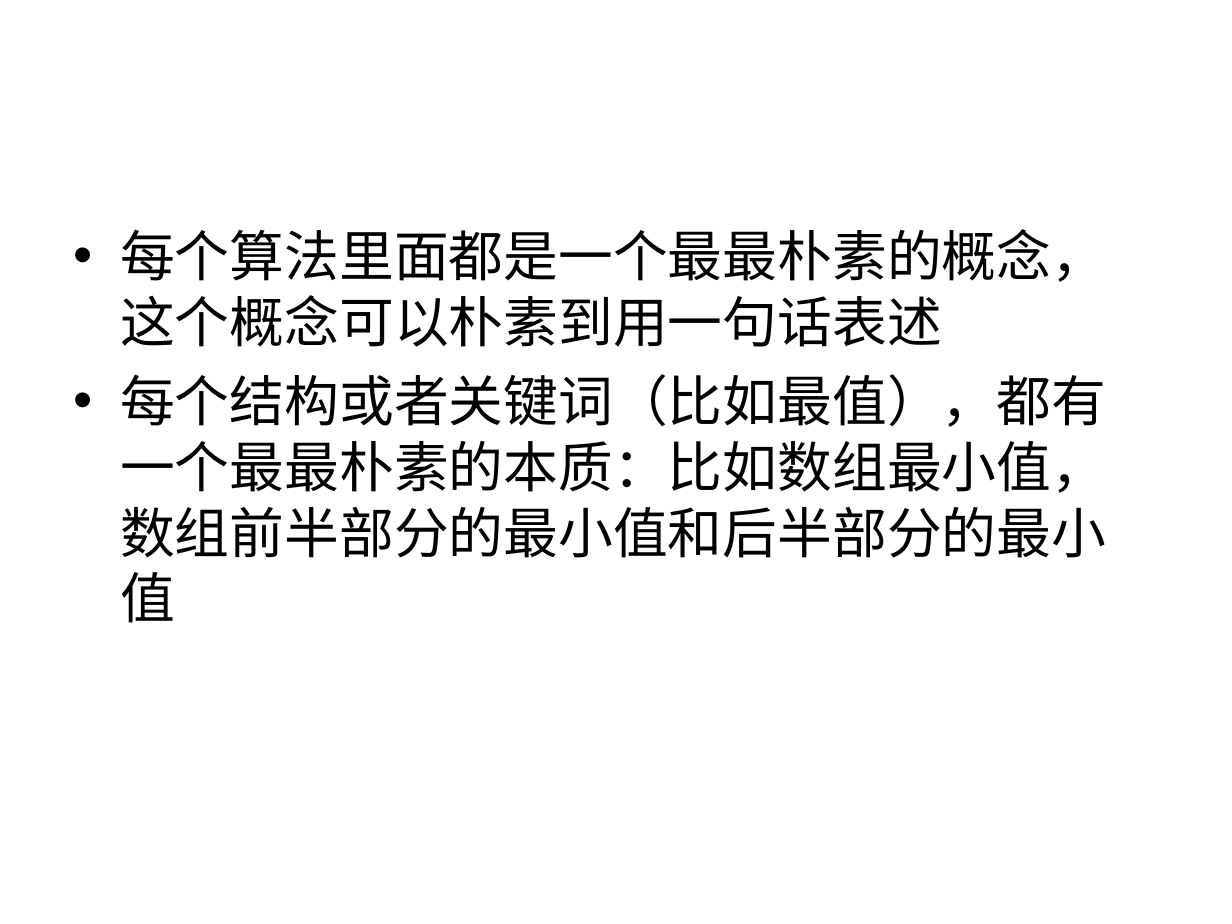
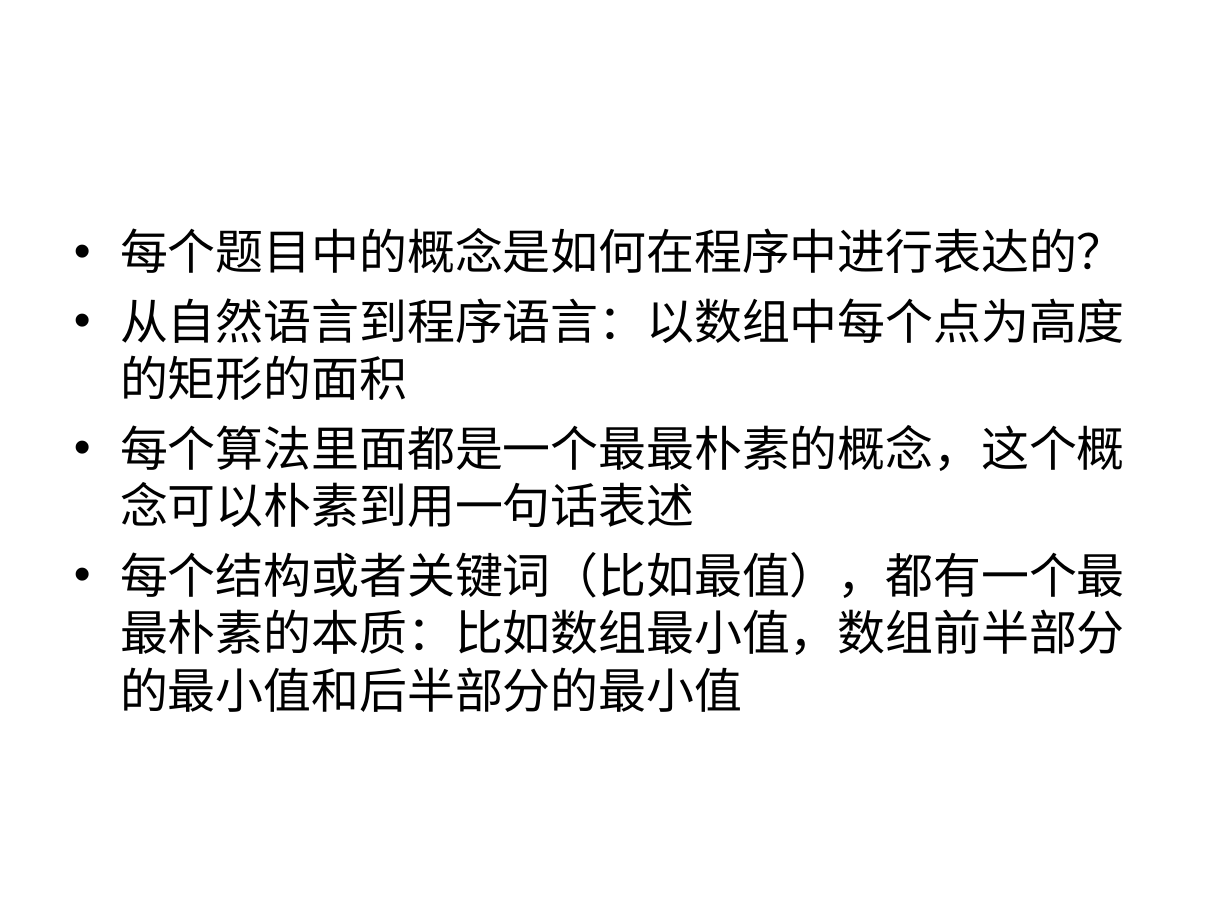
Before and after one commit to houjingbiao/leetcode, a slide deck: slide 26 of solutions/00conclusion.ppt (slide 32 before the commit). Drawn at 1232x924 pixels with LibreOffice and Linux fonts; fonts in the diff are those of the drawing. Boxes give left, top, right and bottom in pixels: in the first picture for what was removed or moved away, otherwise in the second. Text is boxed around its words. In the diff, an @@ line names an element or a change of style, - is before the commit and + after.

```diff
--- a/solutions/00conclusion.ppt
+++ b/solutions/00conclusion.ppt
@@ text at (120, 228, 1125, 400): paragraphs added @@
+• 每个题目中的概念是如何在程序中进行表达的？
+• 从自然语言到程序语言：以数组中每个点为高度的矩形的面积
@@ text at (120, 425, 1125, 712): size 32 to 28 pt in "每个算法里面都是一个最最朴素的概念，这个概念可以朴素到用一句话表述", "每个结构或者关键词（比如最值），都有一个最最朴素的本质：比如数组最小值，数组前半部分的最小值和后半部分的最小值"; less space between paragraphs @@
```
Also in this commit, not shown: 3 other slides changed, 2 slides added, 4 slides removed.
